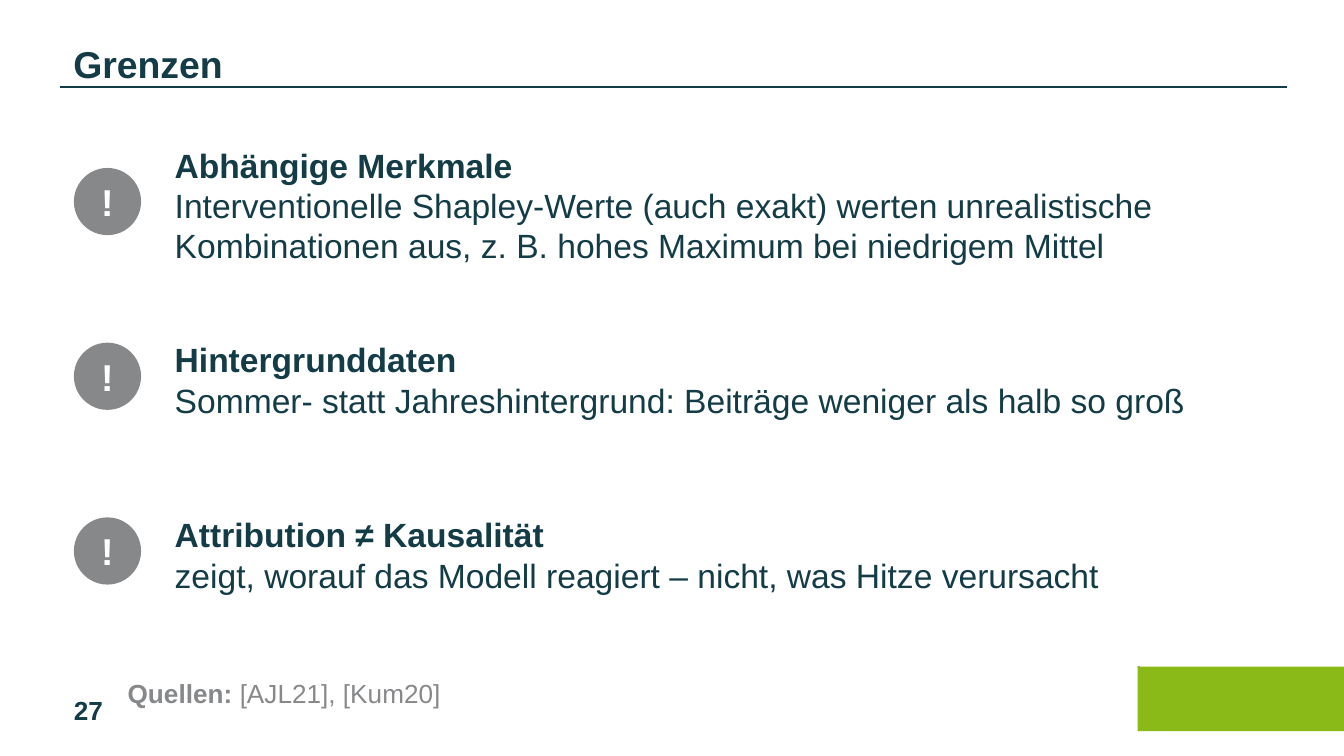
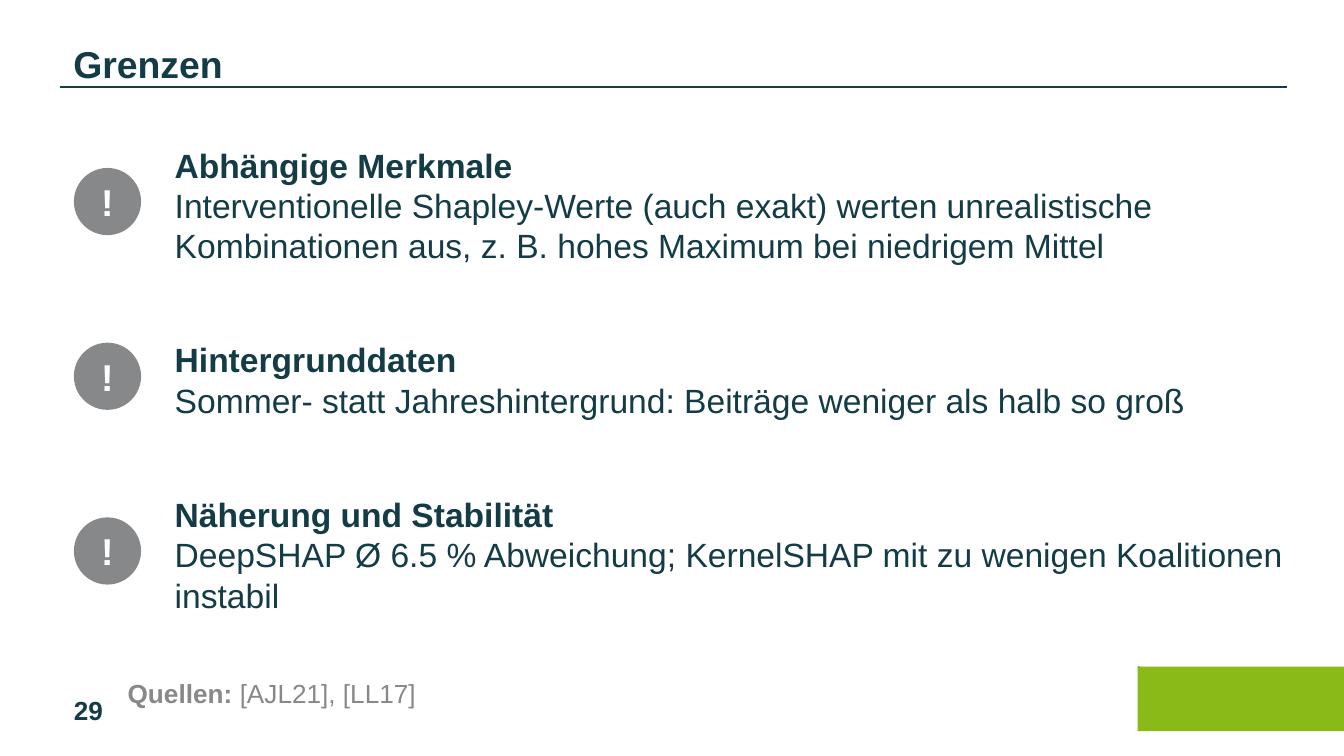
Before and after one commit to amk0098/shapley-mlp-seminar, a slide deck: slide 29 of slides/Shapley_MLP_Vortrag.pptx (slide 27 before the commit). Drawn at 1344x756 pixels with LibreOffice and Linux fonts; fonts in the diff are those of the drawing; background and template pictures are left out. Boxes give left, top, right and bottom in pixels: in the first picture for what was removed or moved away, otherwise in the second. Text is boxed around its words. In the diff, an @@ line names an element or a change of style, - is before the commit and + after.

```diff
--- a/slides/Shapley_MLP_Vortrag.pptx
+++ b/slides/Shapley_MLP_Vortrag.pptx
@@ text at (175,502,1282,609): text changed @@
-Attribution ≠ Kausalität
-zeigt, worauf das Modell reagiert – nicht, was Hitze verursacht
+Näherung und Stabilität
+DeepSHAP Ø 6.5 % Abweichung; KernelSHAP mit zu wenigen Koalitionen instabil
@@ text at (128,684,416,709): text changed @@
-Quellen: [AJL21], [Kum20]
+Quellen: [AJL21], [LL17]
@@ page number at (74,701,103,721): text changed @@
-27
+29
```
Also in this commit, not shown: 1 other slide changed, 5 slides added, 6 other files.
